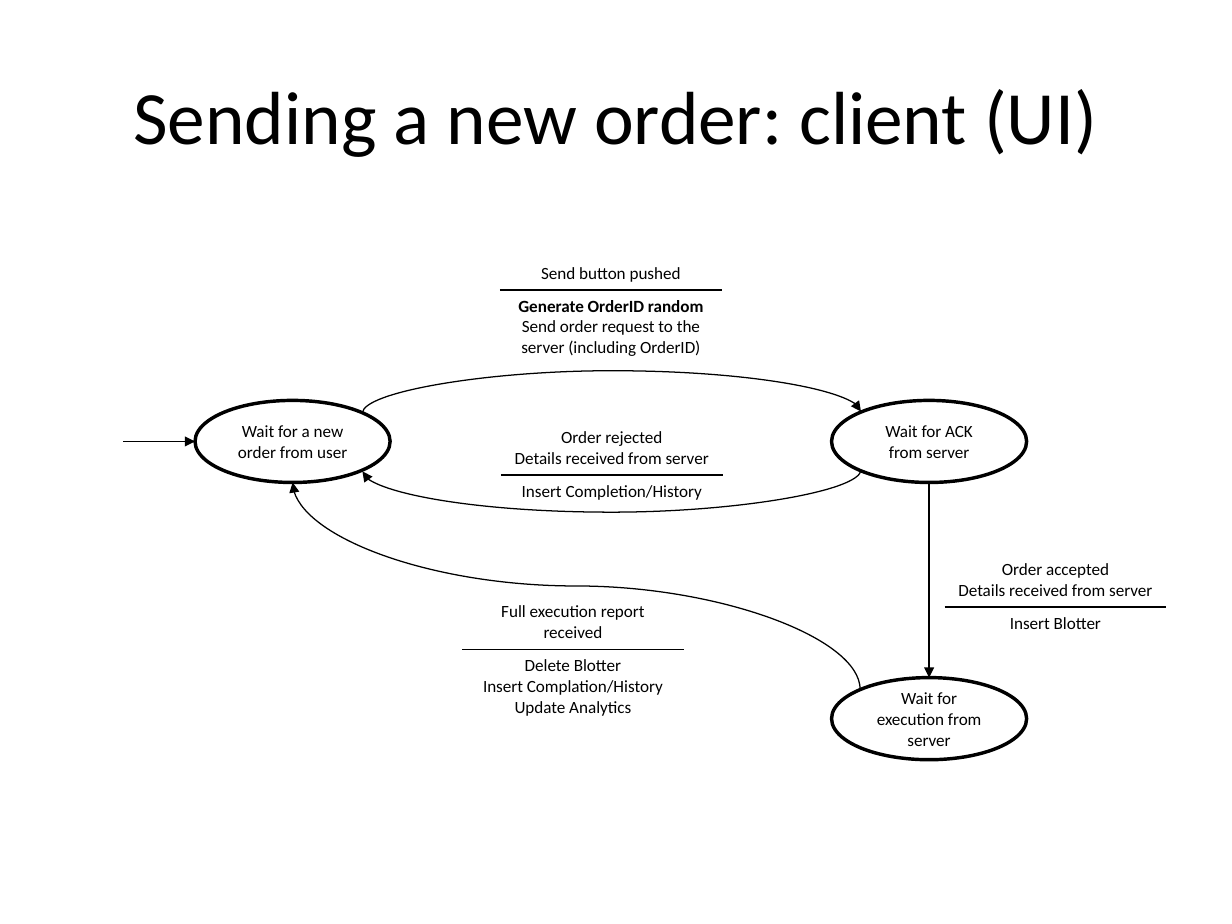
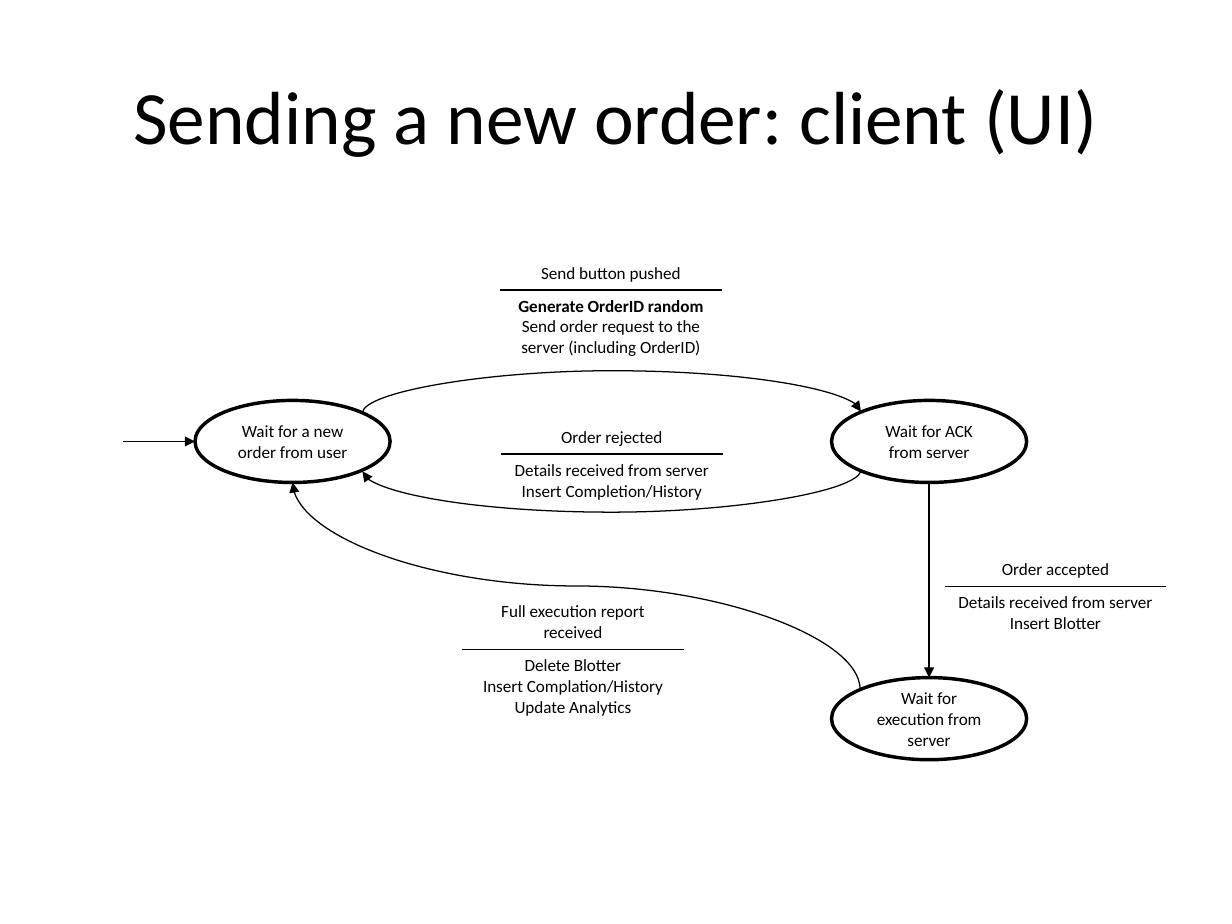
Before and after one commit to kandiu/omp, a slide deck: slide 5 of docs/UI-Server-FIXIMULATOR flow.pptx (slide 4 before the commit). Drawn at 1232x924 pixels with LibreOffice and Linux fonts; fonts in the diff are those of the drawing. Boxes give left, top, right and bottom in pixels: in the first picture for what was removed or moved away, otherwise in the second. Text is boxed around its words. In the diff, an @@ line names an element or a change of style, - is before the commit and + after.

```diff
--- a/docs/UI-Server-FIXIMULATOR flow.pptx
+++ b/docs/UI-Server-FIXIMULATOR flow.pptx
@@ table at bbox=[501, 421, 723, 508] @@
-row 1, column 1: Order rejected / Details received from server
+row 1, column 1: Order rejected
-row 2, column 1: Insert Completion/History
+row 2, column 1: Details received from server / Insert Completion/History
@@ table at bbox=[945, 553, 1167, 639] @@
-row 1, column 1: Order accepted / Details received from server
+row 1, column 1: Order accepted
-row 2, column 1: Insert Blotter
+row 2, column 1: Details received from server / Insert Blotter
```
Also in this commit, not shown: 5 other slides changed, 2 slides added.
